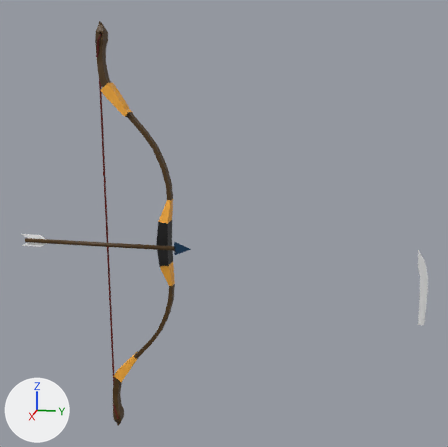
The Blender file Assets/6 Models/bow.blend, before and after one commit.
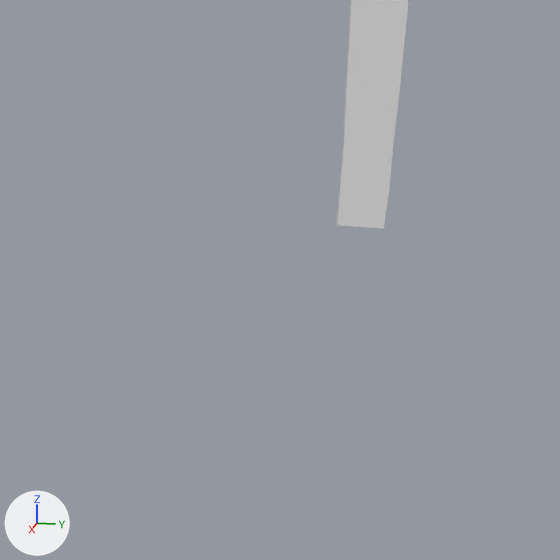
Each version is shown whole from a 50 mm camera at (8.27, 2.51, 2.39) aimed at (0.95, 1.05, 0.56), then close up on the part from 83% to 100% of the width and 66% to 83% of the height. Every picture has the same lights, and +X, +Y and +Z are marked at lower left.

The scene before the commit, as lines of its bpy script (objects in view):
```python
me_cube = bpy.data.meshes.new('Cube')
me_cube.from_pydata(...)  # 37 vertices, 28 faces; spans x 0.0..0.006, y -0.796..-0.682, z 0.006..0.759
ob_sword = bpy.data.objects.new('Sword', me_cube)
ob_sword.location = (2.401, 3.994, 0.0)
_m = ob_sword.modifiers.new('Mirror', 'MIRROR')
_m.merge_threshold = 0.01
```
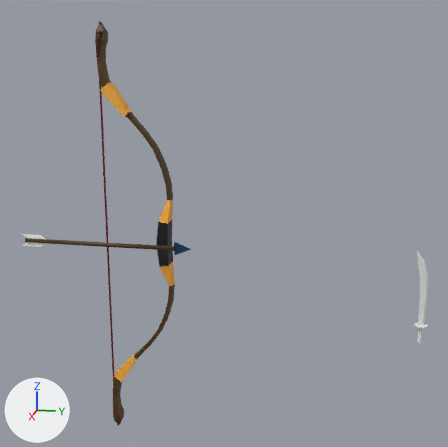
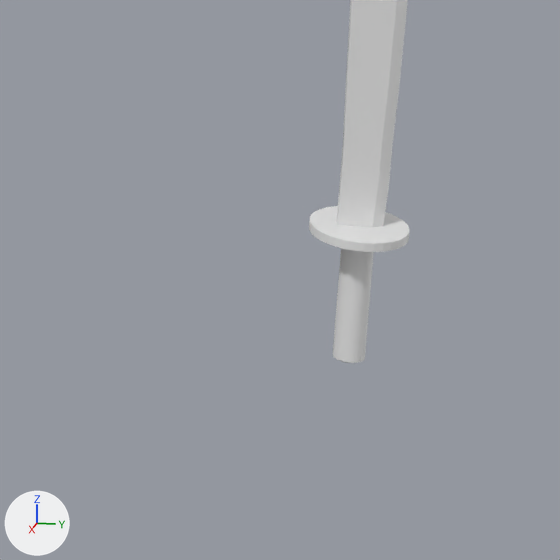
The change, as JSON lines over the scene's bpy script:
```json
{"block": "me_cube", "where": "# used by ob_sword; location = (2.401, 3.994, 0.0)"}
{"op": "remove", "block": "me_cube", "code": "me_cube.from_pydata(...)  # 37 vertices, 28 faces; spans x 0.0..0.006, y -0.796..-0.682, z 0.006..0.759"}
{"op": "add", "block": "me_cube", "code": "me_cube.from_pydata(...)  # 279 vertices, 250 faces; spans x -0.063..0.062, y -0.083..0.071, z -0.409..0.531"}
{"block": "me_cube", "change": "me_cube part 1: 279 vertices added at x -0.063..0.062, y -0.083..0.071, z -0.409..0.531"}
{"op": "remove", "block": "ob_sword", "code": "_m = ob_sword.modifiers.new('Mirror', 'MIRROR')"}
{"op": "remove", "block": "ob_sword", "code": "_m.merge_threshold = 0.01"}
{"op": "set", "path": "ob_sword.location", "old": "(2.401, 3.994, 0.0)", "new": "(2.401, 3.267, 0.227)"}
```

Pixel boxes [x1, y1, x2, y2] of what changed, in the close-ups (560 x 560 px):
```json
{"object": "Sword", "change": "reshaped, moved, modifiers changed", "before": [336, 0, 408, 229], "after": [309, 0, 409, 363]}
{"part": 1, "of": "me_cube", "change": "added", "after": [309, 0, 409, 363]}
```
